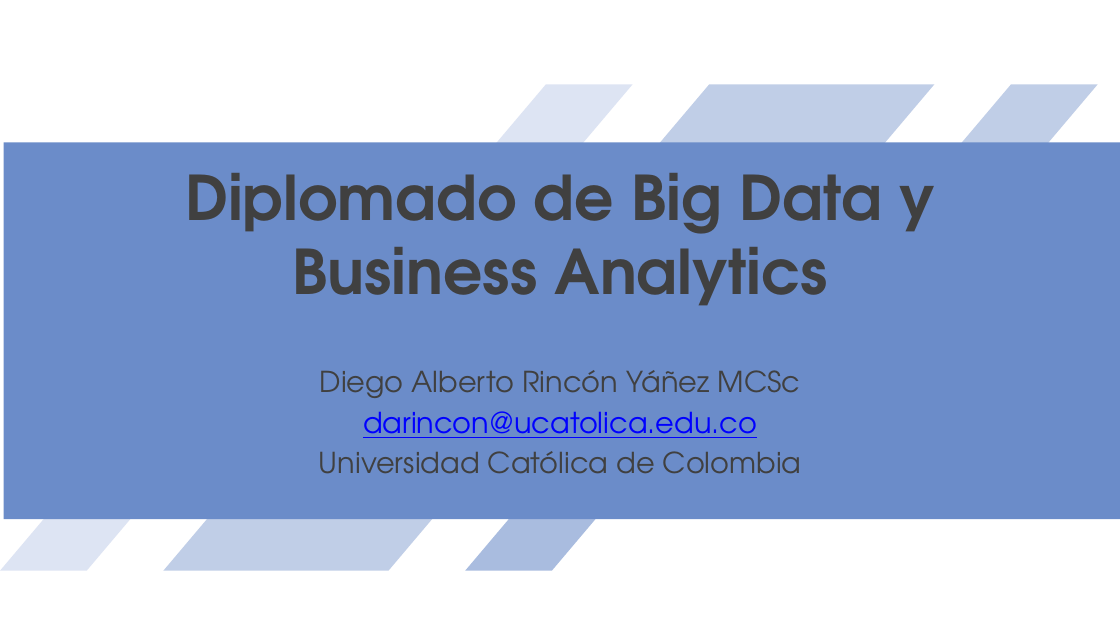
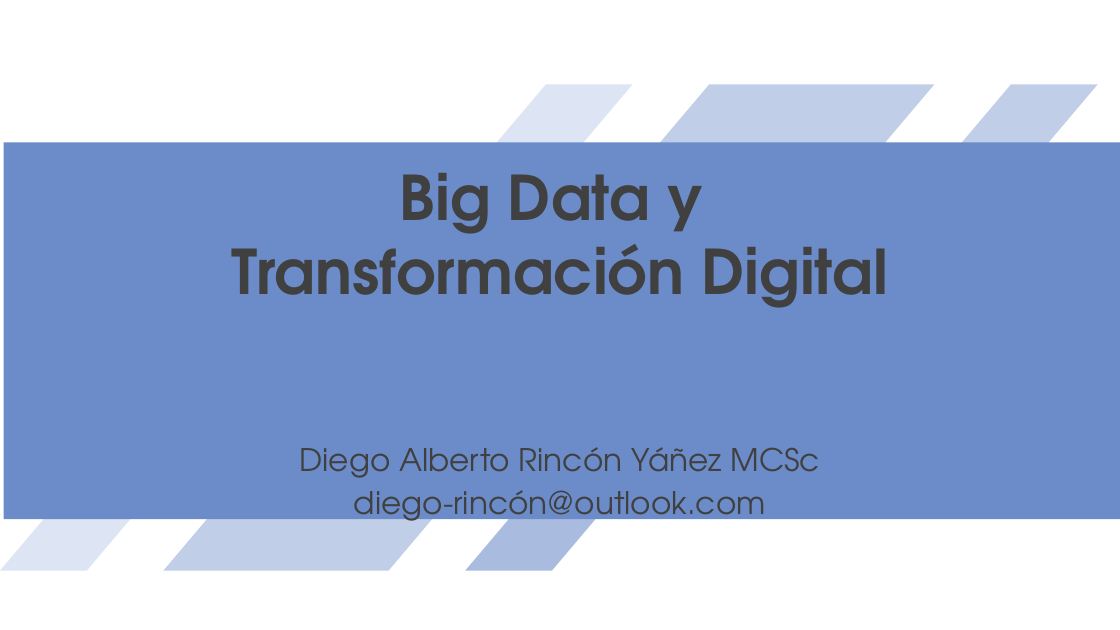
Before and after one commit to d1egoprog/COURSE-BigDataScienceandAnalitycs, a slide deck: slide 1 of [MinSalud] Course/T1. Identificación de Formatos.ppsx. Drawn at 1120x630 pixels with LibreOffice and Linux fonts; fonts in the diff are those of the drawing. Boxes give left, top, right and bottom in pixels: in the first picture for what was removed or moved away, otherwise in the second. Text is boxed around its words. In the diff, an @@ line names an element or a change of style, - is before the commit and + after.

```diff
--- a/[MinSalud] Course/T1. Identificación de Formatos.ppsx
+++ b/[MinSalud] Course/T1. Identificación de Formatos.ppsx
@@ title at [232,173,889,308]: text changed @@
-Diplomado de Big Data y Business Analytics
+Big Data y
+Transformación Digital
@@ subtitle "Diego Alberto Rincón Yáñez MCSc": place and size @@
-subtitle "Diego Alberto Rincón Yáñez MCSc" at [319,370,802,474]
+subtitle "Diego Alberto Rincón Yáñez MCSc" at [299,447,820,529]
@@ subtitle at [299,447,820,478]: size 18.5 to 20 pt in "Diego Alberto Rincón Yáñez MCSc" @@
@@ subtitle at [354,490,766,529]: text changed; size 18.5 to 20 pt @@
-darincon@ucatolica.edu.co
-Universidad Católica de Colombia
+diego-rincón@outlook.com
```
Also in this commit, not shown: 1 other slide changed, 2 slides added.
